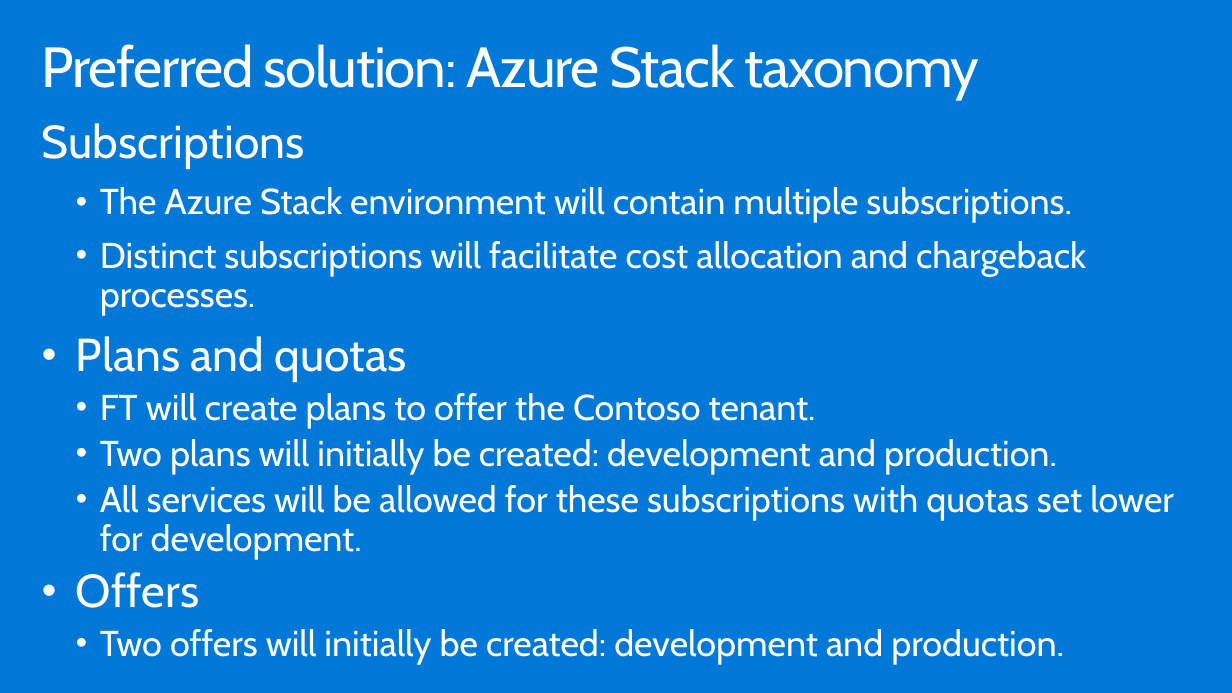
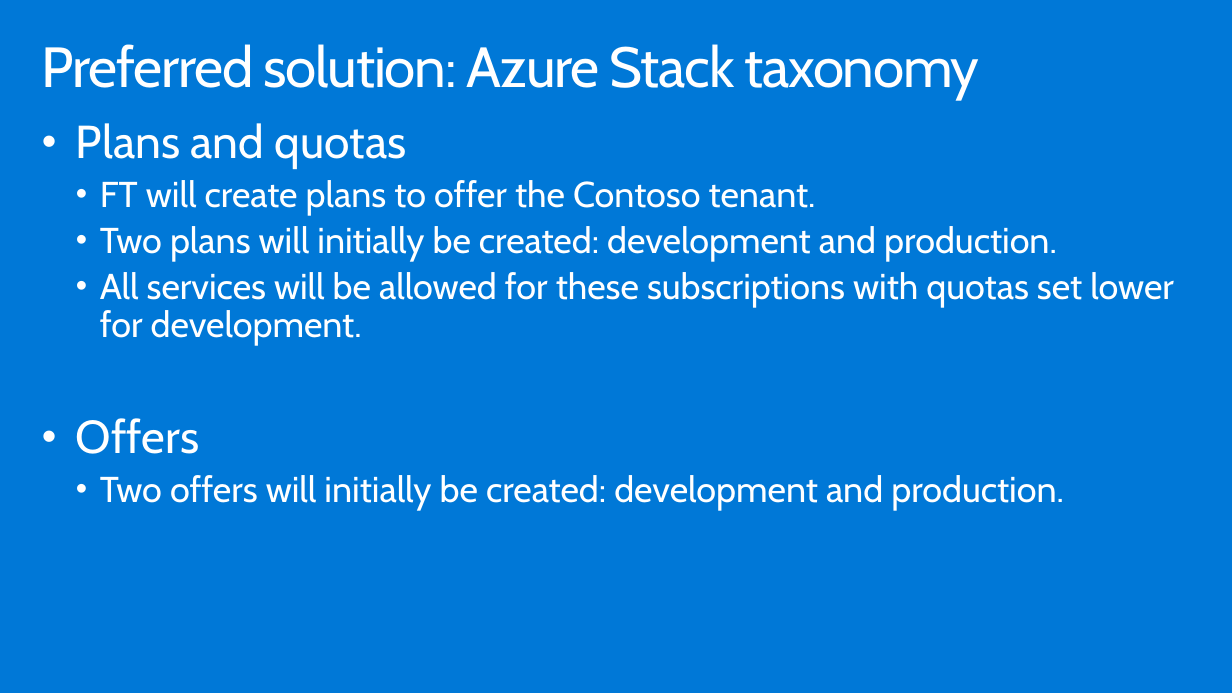
Before and after one commit to Microsoft/MCW-Azure-Stack, a slide deck: slide 22 of Whiteboard design session/WDS trainer presentation - Azure Stack.pptx (slide 26 before the commit). Drawn at 1232x693 pixels with LibreOffice and Linux fonts; fonts in the diff are those of the drawing. Boxes give left, top, right and bottom in pixels: in the first picture for what was removed or moved away, otherwise in the second. Text is boxed around its words. In the diff, an @@ line names an element or a change of style, - is before the commit and + after.

```diff
--- a/Whiteboard design session/WDS trainer presentation - Azure Stack.pptx
+++ b/Whiteboard design session/WDS trainer presentation - Azure Stack.pptx
@@ text at [42, 123, 1086, 316]: paragraphs removed @@
-Subscriptions
-  • The Azure Stack environment will contain multiple subscriptions.
-  • Distinct subscriptions will facilitate cost allocation and chargeback processes.
```
Also in this commit, not shown: 5 other slides changed, 5 slides removed, 44 other files.
